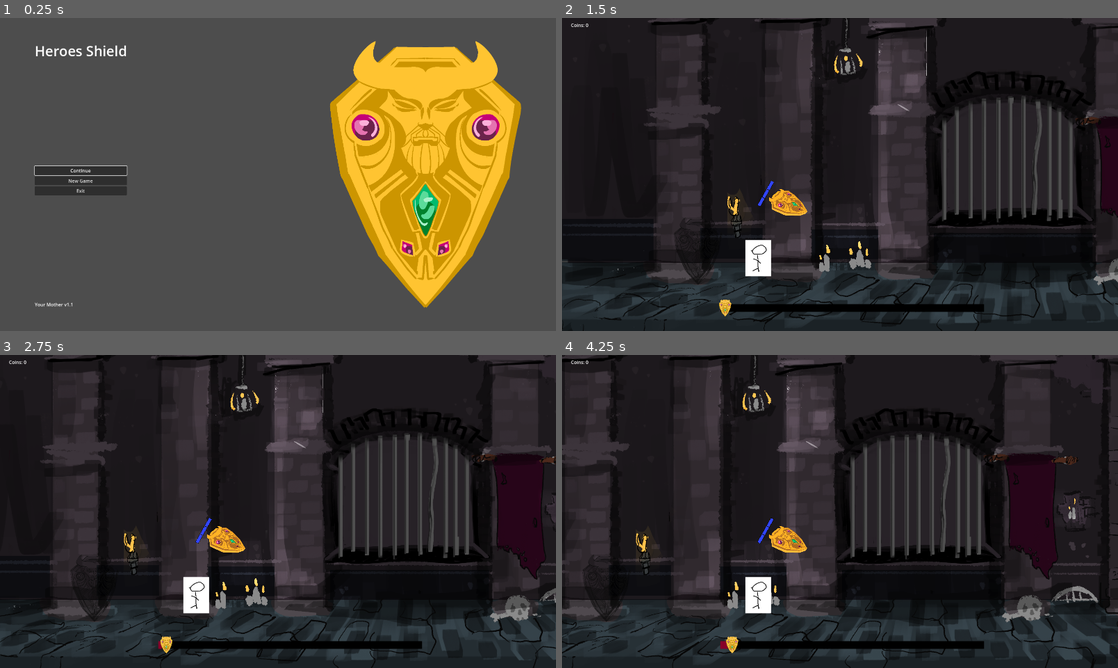
Above: before the commit, frames 1-4 (two rows, left to right).
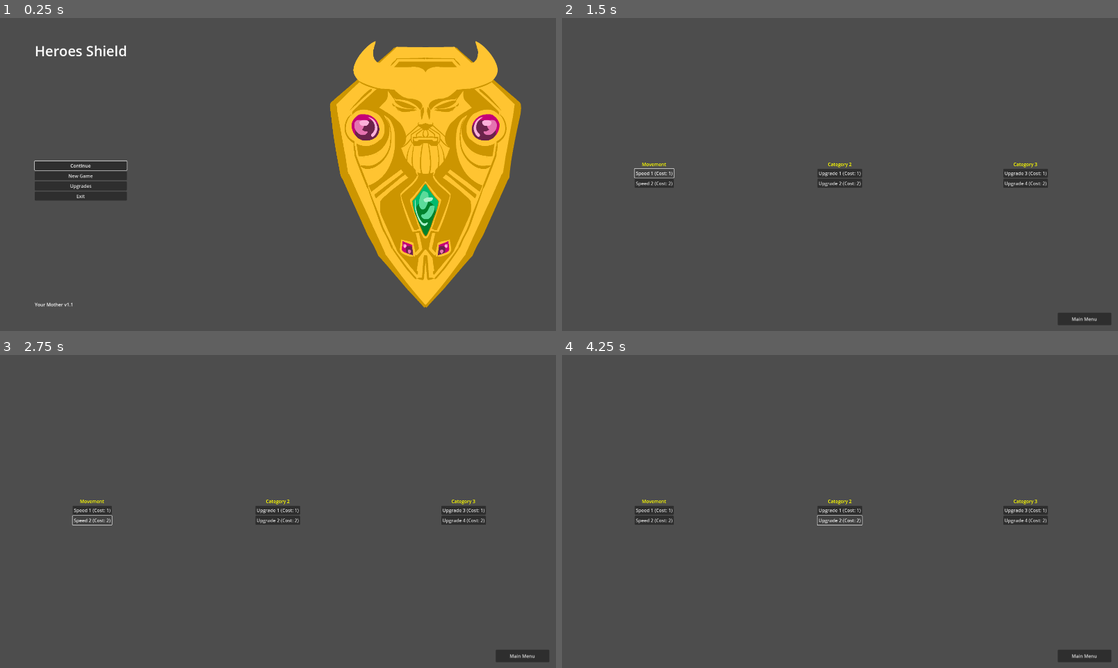
Above: after the commit, the same moments.

Repository: Cookie-Tin-Studios/Heroes-Shield
Game: Godot game, scene res://scenes/menu/main_menu.tscn
Two runs of this game, one before a commit and one after it. Both use one fixed random seed, a clock stepped at 60 frames per second and the inputs below.
Inputs (mouse positions are in pixels of both pictures, inside the frame that each line leads up to):
- Up to frame 1 (0.25 s): no input
- Up to frame 2 (1.5 s): click (645, 187) at 0.5 s, where only the run after the commit has a clickable "Upgrades"; click (656, 174) at 1.25 s, where only the run after the commit has a clickable "Speed 1 (Cost: 1)"
- Up to frame 3 (2.75 s): click (94, 520) at 2 s, where only the run after the commit has a clickable "Speed 2 (Cost: 2)"
- Up to frame 4 (4.25 s): click (840, 511) at 2.75 s, where only the run after the commit has a clickable "Upgrade 1 (Cost: 1)"; click (840, 520) at 3.5 s, where only the run after the commit has a clickable "Upgrade 2 (Cost: 2)"

The runs differ from the first frame. In frame 1, 0.9% of the frame differs, in the area x 6-23%, y 45-59%; in frame 2, 92%, in the area x 0-100%, y 0-100%; in frame 3, 92%; in frame 4, 92%.

Commit message:
Upgrade menu but better (#85)
* started upgrade menu

* why the hell do my buttons not work

* remove redundant classes

* add an upgrade menu but the buttons work

* Clean up

* started upgrade menu

* why the hell do my buttons not work

* remove redundant classes

* add an upgrade menu but the buttons work

* Clean up

* Add back to main menu button

---------

Co-authored-by: Matthew Sawatzky <msawatzky75@gmail.com>
Co-authored-by: RT-541 <arthurschneider.v@gmail.com>

Diff:
--- a/project.godot
+++ b/project.godot
@@ -91,6 +91,12 @@
 , Object(InputEventJoypadButton,"resource_local_to_scene":false,"resource_name":"","device":-1,"button_index":0,"pressure":0.0,"pressed":false,"script":null)
 ]
 }
+ui_previous_menu={
+"deadzone": 0.5,
+"events": [Object(InputEventKey,"resource_local_to_scene":false,"resource_name":"","device":-1,"window_id":0,"alt_pressed":false,"shift_pressed":false,"ctrl_pressed":false,"meta_pressed":false,"pressed":false,"keycode":0,"physical_keycode":4194305,"key_label":0,"unicode":0,"location":0,"echo":false,"script":null)
+, Object(InputEventJoypadButton,"resource_local_to_scene":false,"resource_name":"","device":-1,"button_index":1,"pressure":0.0,"pressed":true,"script":null)
+]
+}
 
 [layer_names]
 
--- a/scenes/menu/main_menu.tscn
+++ b/scenes/menu/main_menu.tscn
@@ -38,6 +38,7 @@
 alignment = 1
 
 [node name="Continue" type="Button" parent="HBoxContainer/VBoxContainer/VBoxContainer"]
+process_mode = 3
 layout_mode = 2
 theme = SubResource("Theme_wxyta")
 text = "Continue"
@@ -46,6 +47,11 @@
 layout_mode = 2
 theme = SubResource("Theme_wxyta")
 text = "New Game"
+
+[node name="Upgrades" type="Button" parent="HBoxContainer/VBoxContainer/VBoxContainer"]
+layout_mode = 2
+theme = SubResource("Theme_wxyta")
+text = "Upgrades"
 
 [node name="Exit" type="Button" parent="HBoxContainer/VBoxContainer/VBoxContainer"]
 layout_mode = 2
@@ -70,5 +76,7 @@
 [connection signal="pressed" from="HBoxContainer/VBoxContainer/VBoxContainer/Continue" to="." method="_on_continue_pressed"]
 [connection signal="focus_entered" from="HBoxContainer/VBoxContainer/VBoxContainer/New Game" to="." method="_on_new_game_focus_entered"]
 [connection signal="pressed" from="HBoxContainer/VBoxContainer/VBoxContainer/New Game" to="." method="_on_new_game_pressed"]
+[connection signal="focus_entered" from="HBoxContainer/VBoxContainer/VBoxContainer/Upgrades" to="." method="_on_new_game_focus_entered"]
+[connection signal="pressed" from="HBoxContainer/VBoxContainer/VBoxContainer/Upgrades" to="." method="_on_upgrades_pressed"]
 [connection signal="focus_entered" from="HBoxContainer/VBoxContainer/VBoxContainer/Exit" to="." method="_on_exit_focus_entered"]
 [connection signal="pressed" from="HBoxContainer/VBoxContainer/VBoxContainer/Exit" to="." method="_on_exit_pressed"]
--- /dev/null
+++ b/scenes/menu/upgrade_menu.tscn
@@ -0,0 +1,38 @@
+[gd_scene load_steps=2 format=3 uid="uid://doe5vvgxitcme"]
+
+[ext_resource type="Script" path="res://scripts/menu/upgrade_menu.gd" id="1_p3ykw"]
+
+[node name="UpgradesMenu" type="Control"]
+layout_direction = 1
+layout_mode = 3
+anchors_preset = 15
+anchor_right = 1.0
+anchor_bottom = 1.0
+grow_horizontal = 2
+grow_vertical = 2
+script = ExtResource("1_p3ykw")
+
+[node name="MarginContainer" type="MarginContainer" parent="."]
+layout_mode = 1
+anchors_preset = 15
+anchor_right = 1.0
+anchor_bottom = 1.0
+grow_horizontal = 2
+grow_vertical = 2
+
+[node name="ScrollContainer" type="ScrollContainer" parent="MarginContainer"]
+layout_mode = 2
+
+[node name="CategoriesContainer" type="HBoxContainer" parent="MarginContainer/ScrollContainer"]
+layout_mode = 2
+size_flags_horizontal = 3
+size_flags_vertical = 3
+alignment = 1
+
+[node name="MainMenuButton" type="Button" parent="."]
+layout_mode = 0
+offset_left = 1712.0
+offset_top = 1017.0
+offset_right = 1897.0
+offset_bottom = 1060.0
+text = "Main Menu"
--- a/scripts/globals.gd
+++ b/scripts/globals.gd
@@ -37,3 +37,58 @@
 
 func add_progress(amount: int) -> void:
 	level_progress += amount
+
+
+var all_upgrades = [
+	{
+		"category_name": "Movement",
+		"category_upgrades": [
+			{
+				"upgrade_name": "Speed 1",
+				"desc": "You move faster, what did you expect",
+				"cost": 1,
+			},
+			{
+				"upgrade_name": "Speed 2",
+				"desc": "You move faster, electric boogaloo",
+				"cost": 2,
+			},
+		],
+	},
+	{
+		"category_name": "Category 2",
+		"category_upgrades": [
+			{
+				"upgrade_name": "Upgrade 1",
+				"desc": "Yeah it's an upgrade",
+				"cost": 1,
+			},
+			{
+				"upgrade_name": "Upgrade 2",
+				"desc": "Yeah it's an upgrade",
+				"cost": 2,
+			},
+		],
+	},
+	{
+		"category_name": "Category 3",
+		"category_upgrades": [
+			{
+				"upgrade_name": "Upgrade 3",
+				"desc": "Yeah it's an upgrade",
+				"cost": 1,
+			},
+			{
+				"upgrade_name": "Upgrade 4",
+				"desc": "Yeah it's an upgrade",
+				"cost": 2,
+			},
+		],
+	}
+]
+
+var unlocked_upgrades = {
+	"Movement": [],
+	"Category 2": [],
+	"Category 3": []
+}
--- a/scripts/menu/main_menu.gd
+++ b/scripts/menu/main_menu.gd
@@ -8,17 +8,20 @@
 	version.text = "Your Mother v1.1"
 	$HBoxContainer/VBoxContainer/VBoxContainer/Continue.grab_focus()
 
-func _process(delta: float) -> void:
+func _process(_delta) -> void:
+	#TODO: figure out how to do this without exiting straight from upgrade_menu
+	#if Input.is_action_pressed("ui_previous_menu"):
+		#_on_exit_pressed()
 	pass
-
 
 func _on_continue_pressed() -> void:
 	get_tree().change_scene_to_file("res://scenes/main.tscn")
 
-
 func _on_new_game_pressed() -> void:
 	get_tree().change_scene_to_file("res://scenes/main.tscn")
 
+func _on_upgrades_pressed() -> void:
+	get_tree().change_scene_to_file("res://scenes/menu/upgrade_menu.tscn")
 
 func _on_exit_pressed() -> void:
 	get_tree().quit()
--- /dev/null
+++ b/scripts/menu/upgrade_menu.gd
@@ -0,0 +1,78 @@
+extends Control
+
+var all_upgrades = Globals.all_upgrades
+var unlocked_upgrades = Globals.unlocked_upgrades
+
+# IMPORTANT: Change the type of `CategoriesContainer` to HBoxContainer in the Editor
+@onready var categories_container: HBoxContainer = $MarginContainer/ScrollContainer/CategoriesContainer
+@onready var main_menu_button: Button = $MainMenuButton
+
+func _ready():
+	generate_upgrades_menu()
+	main_menu_button.pressed.connect(go_to_main_menu)
+
+func clear_container(container: Control) -> void:
+	for child in container.get_children():
+		child.queue_free()
+
+func generate_upgrades_menu():
+	clear_container(categories_container)
+
+	for category_data in all_upgrades:
+		var category_name = category_data.category_name
+		var category_upgrades = category_data.category_upgrades
+
+		# --- Create a VERTICAL container for each category (a "column") ---
+		var cat_container = VBoxContainer.new()
+		cat_container.name = category_name
+		cat_container.set_alignment(BoxContainer.ALIGNMENT_CENTER)
+
+		# Optional: Expand so each column tries to use space more evenly
+		cat_container.size_flags_vertical = Control.SIZE_EXPAND_FILL
+		cat_container.size_flags_horizontal = Control.SIZE_EXPAND_FILL
+
+		# --- Category label at the top of the column ---
+		var cat_label = Label.new()
+		cat_label.text = category_name
+		cat_label.add_theme_color_override("font_color", Color.YELLOW)
+		cat_label.horizontal_alignment = HORIZONTAL_ALIGNMENT_CENTER
+
+		cat_container.add_child(cat_label)
+
+		# For each upgrade in this category, add a row (HBox)
+		for upgrade_data in category_upgrades:
+			var upgrade_name = upgrade_data.upgrade_name
+			var desc = upgrade_data.desc
+			var cost = upgrade_data.cost
+
+			# --- Create a row container for each upgrade ---
+			var upgrade_container = HBoxContainer.new()
+			upgrade_container.set_alignment(BoxContainer.ALIGNMENT_CENTER)
+
+			# 2) Buy Button
+			var buy_button = Button.new()
+			buy_button.text =  "%s (Cost: %d)" % [upgrade_name, cost]
+			buy_button.connect("pressed", Callable(self, "_on_buy_pressed").bind(category_name, upgrade_name))
+			buy_button.tooltip_text = desc
+
+			upgrade_container.add_child(buy_button)
+
+
+
+			# Add this row to the category column
+			cat_container.add_child(upgrade_container)
+
+		# Finally, add the entire category column to the main HBox container
+		categories_container.add_child(cat_container)
+
+func _on_buy_pressed(category_name: String, upgrade_name: String) -> void:
+	var can_afford = true  # your logic here
+	if can_afford:
+		if upgrade_name not in unlocked_upgrades[category_name]:
+			unlocked_upgrades[category_name].append(upgrade_name)
+			print("Unlocked upgrade: ", upgrade_name, " in category: ", category_name)
+		else:
+			print("Already unlocked!")
+
+func go_to_main_menu() -> void:
+	get_tree().change_scene_to_file("res://scenes/menu/main_menu.tscn")
